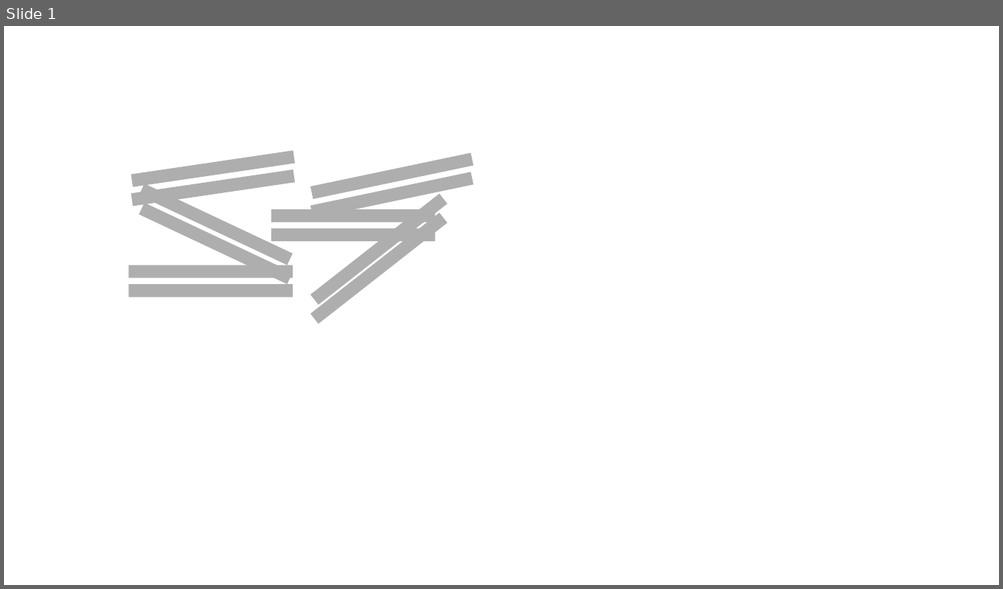
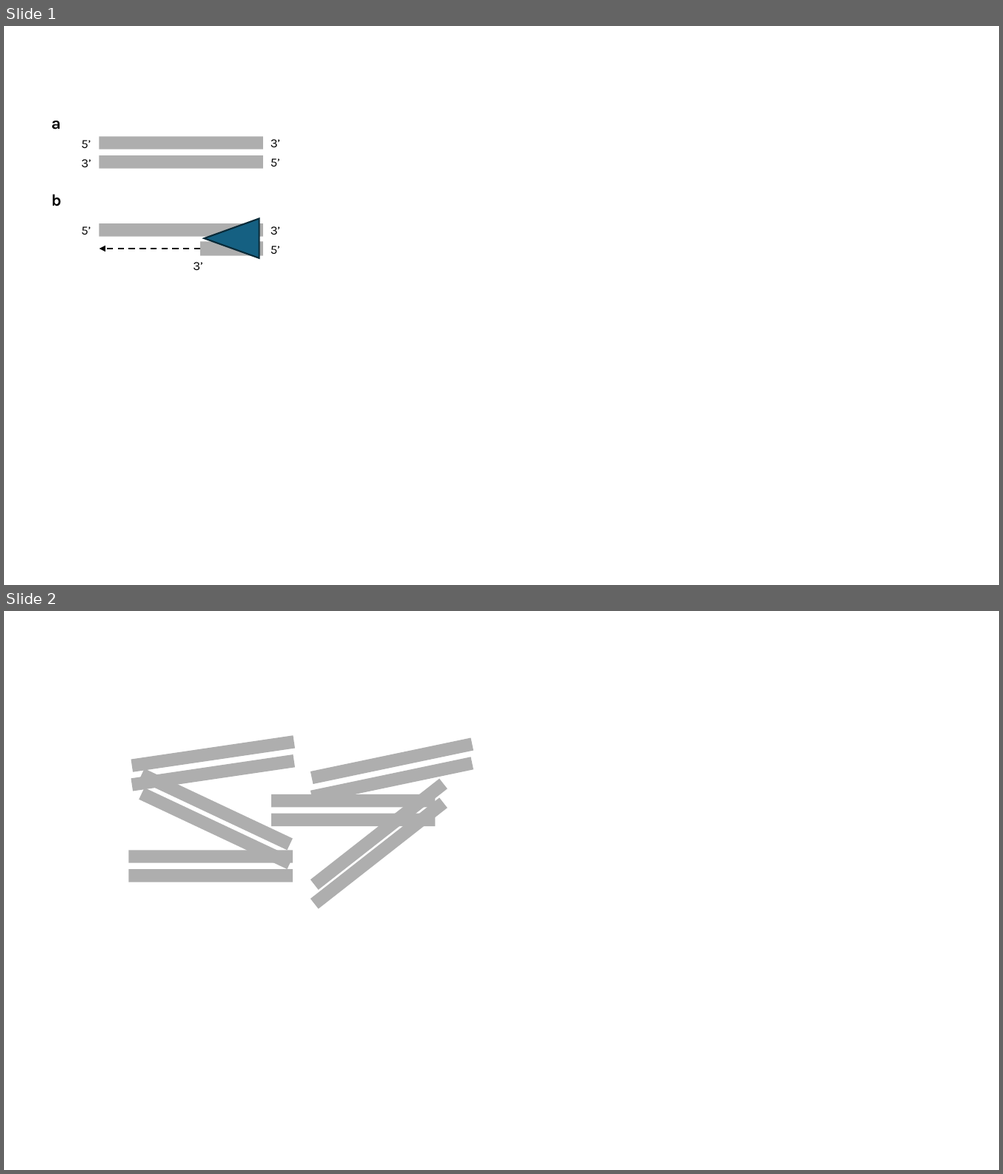
Before and after one commit to timothy-barry/timothy-barry.github.io, a slide deck: _posts/sequencing_v2/figs.pptx. Shown one above the other, each under a label of ours: slide 1 before the commit, slides 1 and 2 after it. The pictures are 1003x589 and 1003x1174 pixels, drawn with LibreOffice and Linux fonts; fonts in the diff are those of the drawing. Boxes give left, top, right and bottom in pixels: in the first picture for what was removed or moved away, otherwise in the second. Text is boxed around its words. In the diff, an @@ line names an element or a change of style, - is before the commit and + after.

```diff
--- a/_posts/sequencing_v2/figs.pptx
+++ b/_posts/sequencing_v2/figs.pptx
@@ slide 1 added at (x1=4, y1=26, x2=999, y2=585), background #FFFFFF @@
@@ text added at (x1=51, y1=121, x2=61, y2=130), 16 pt, text #000000, bold @@
+a
@@ rectangle added at (x1=99, y1=136, x2=264, y2=149), fill #AEAEAE @@
@@ text added at (x1=81, y1=140, x2=91, y2=148), 12 pt, text #000000 @@
+5’
@@ rectangle added at (x1=99, y1=156, x2=264, y2=169), fill #AEAEAE @@
@@ text added at (x1=270, y1=139, x2=280, y2=148), 12 pt, text #000000 @@
+3’
@@ text added at (x1=270, y1=158, x2=280, y2=167), 12 pt, text #000000 @@
+5’
@@ text added at (x1=81, y1=159, x2=91, y2=167), 12 pt, text #000000 @@
+3’
@@ text added at (x1=51, y1=194, x2=62, y2=207), 16 pt, text #000000, bold @@
+b
@@ rectangle added at (x1=99, y1=224, x2=264, y2=236), fill #AEAEAE @@
@@ triangle added at (x1=205, y1=219, x2=259, y2=258), fill #156082, outline #092A39 1.5 pt @@
@@ text added at (x1=81, y1=227, x2=91, y2=235), 12 pt, text #000000 @@
+5’
@@ rectangle added at (x1=200, y1=241, x2=263, y2=256), fill #AEAEAE @@
@@ text added at (x1=270, y1=227, x2=280, y2=235), 12 pt, text #000000 @@
+3’
@@ text added at (x1=270, y1=246, x2=280, y2=255), 12 pt, text #000000 @@
+5’
@@ arrow added from (200, 249) to (99, 249), #000000 1.5 pt dashed @@
@@ text added at (x1=193, y1=262, x2=202, y2=270), 12 pt, text #000000 @@
+3’
@@ what was slide 1 is now slide 2 @@
```
Also in this commit, not shown: 1 slide changed, 45 other files.
